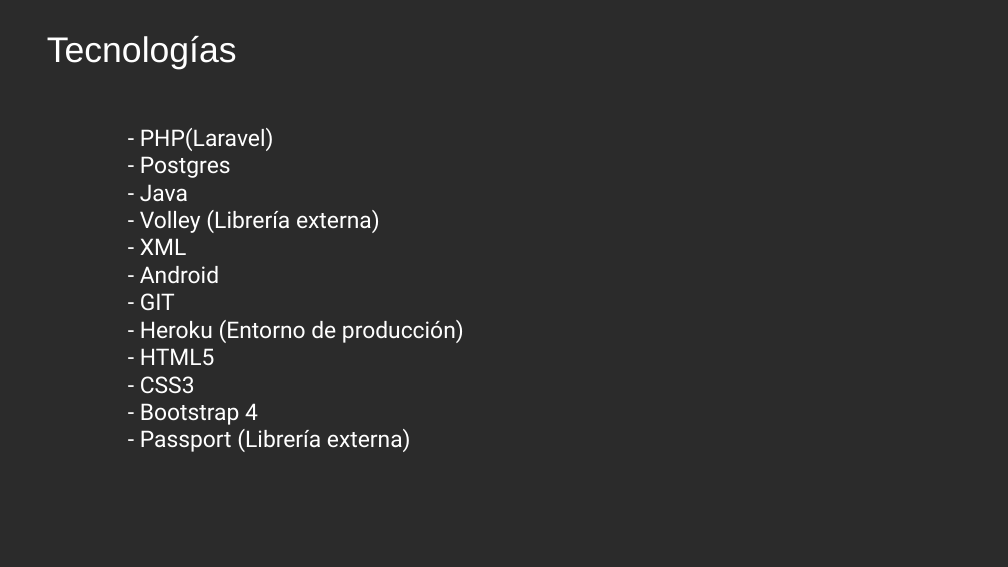
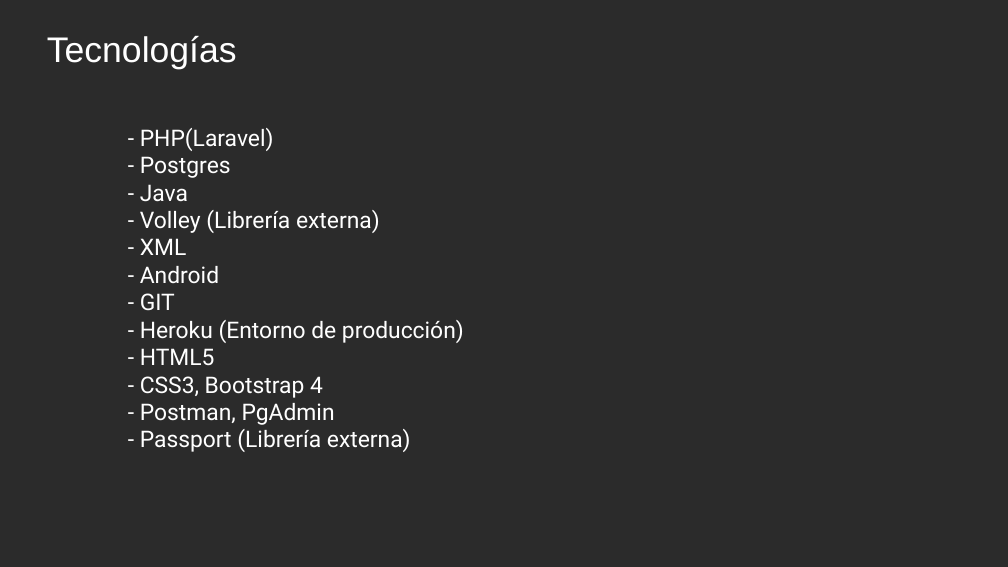
Before and after one commit to josel567/SafeCell, a slide deck: slide 6 of documentacion/Presentacion.odp. Drawn at 1008x567 pixels with LibreOffice and Linux fonts; fonts in the diff are those of the drawing; background and template pictures are left out; a plain dark background stands for a picture behind light text. Boxes give left, top, right and bottom in pixels: in the first picture for what was removed or moved away, otherwise in the second. Text is boxed around its words. In the diff, an @@ line names an element or a change of style, - is before the commit and + after.

Commit message:
arreglado powerpoint

```diff
--- a/documentacion/Presentacion.odp
+++ b/documentacion/Presentacion.odp
@@ text at box(140, 376, 335, 425): text changed @@
-- CSS3
-- Bootstrap 4
+- CSS3, Bootstrap 4
+- Postman, PgAdmin
```
